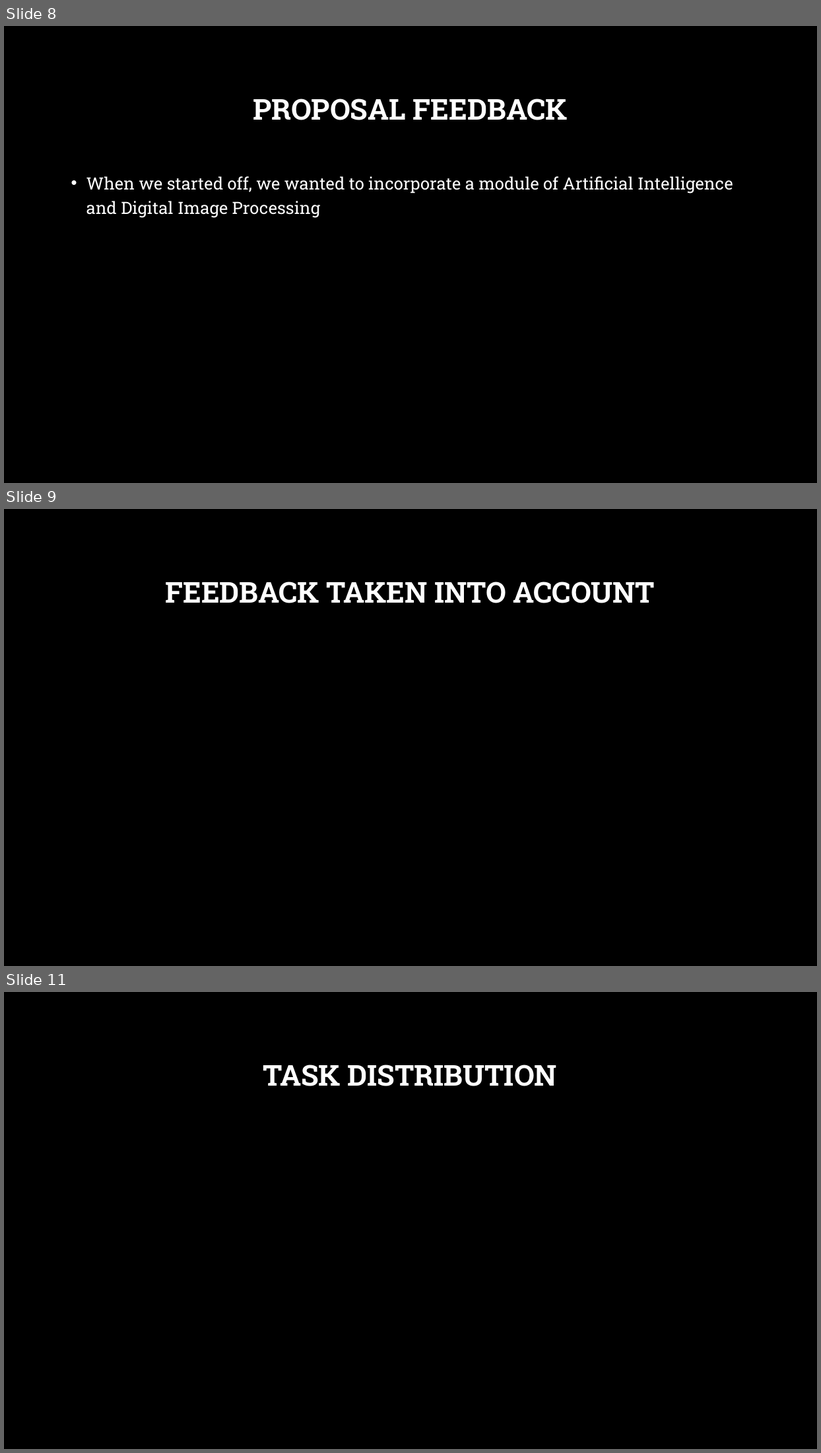
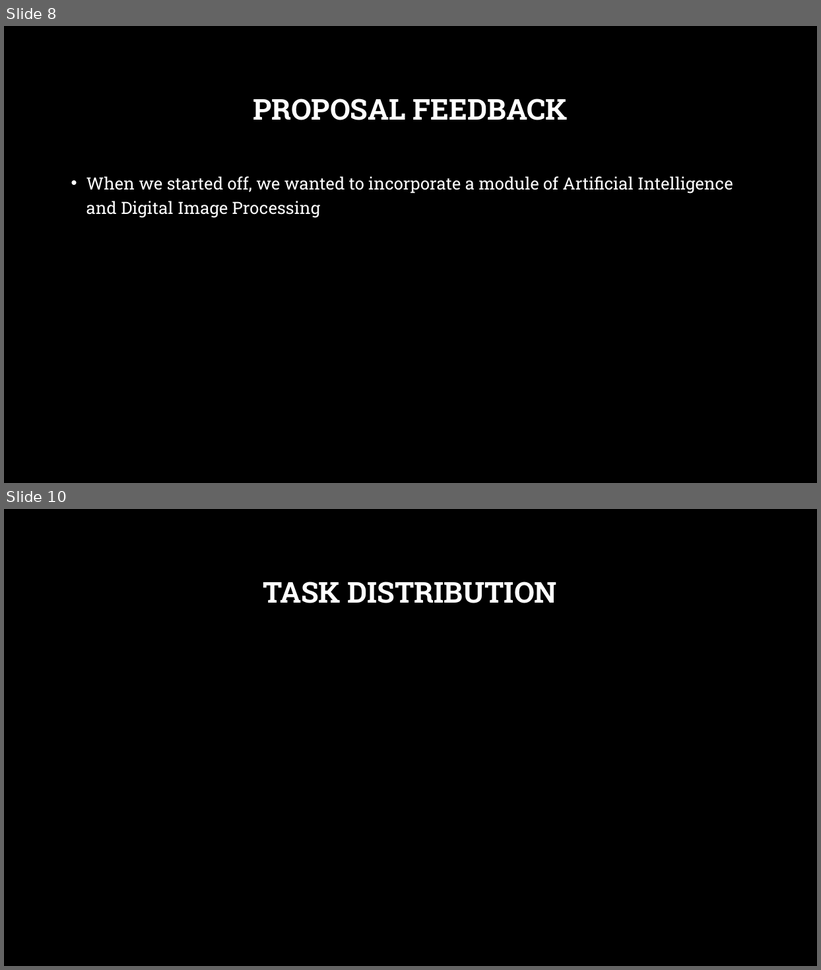
Before and after one commit to aimanahmedmoin1997/FinalYearProject, a slide deck: Kaavish Evaluation I/Evaluation I.pptx. Shown one above the other, each under a label of ours: slides 8, 9 and 11 before the commit, slides 8 and 10 after it; the slides between them are not shown. The pictures are 821x1453 and 821x970 pixels, drawn with LibreOffice and Linux fonts; fonts in the diff are those of the drawing; background and template pictures are left out. Boxes give left, top, right and bottom in pixels: in the first picture for what was removed or moved away, otherwise in the second. Text is boxed around its words. In the diff, an @@ line names an element or a change of style, - is before the commit and + after.

```diff
--- a/Kaavish Evaluation I/Evaluation I.pptx
+++ b/Kaavish Evaluation I/Evaluation I.pptx
@@ slide 9 removed at [4, 509, 817, 966], background picture (left out) @@
@@ title removed at [165, 582, 655, 603] @@
-FEEDBACK TAKEN INTO ACCOUNT
@@ what was slide 11 is now slide 10 @@
```
Also in this commit, not shown: 1 slide changed, 1 slide added, 1 other slide removed.
